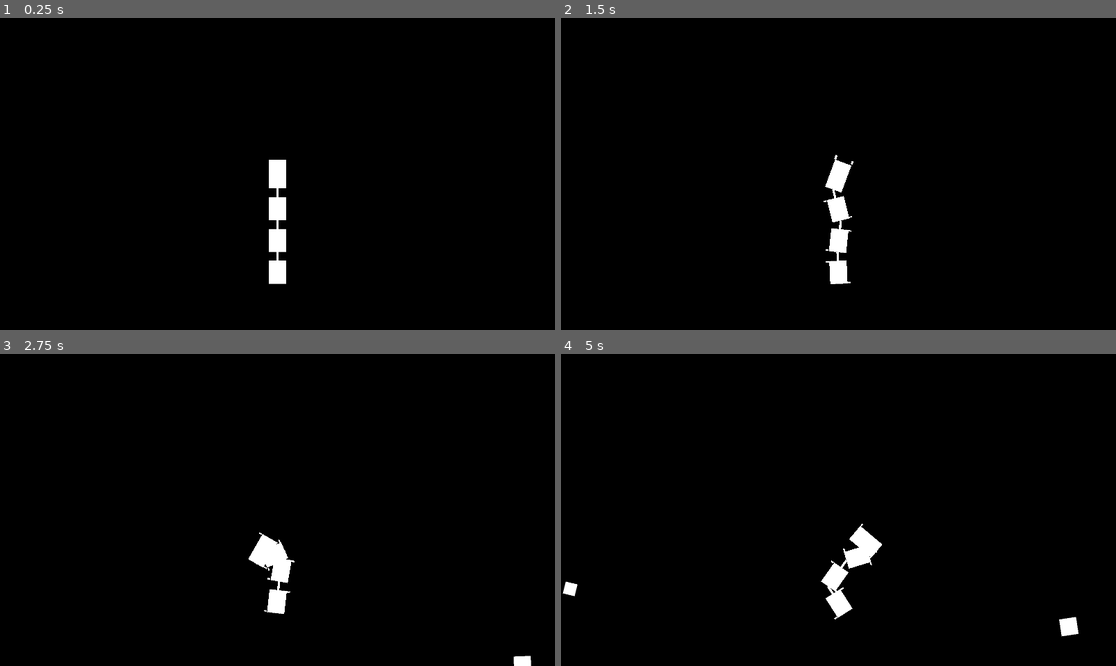
Above: before the commit, frames 1-4 (two rows, left to right).
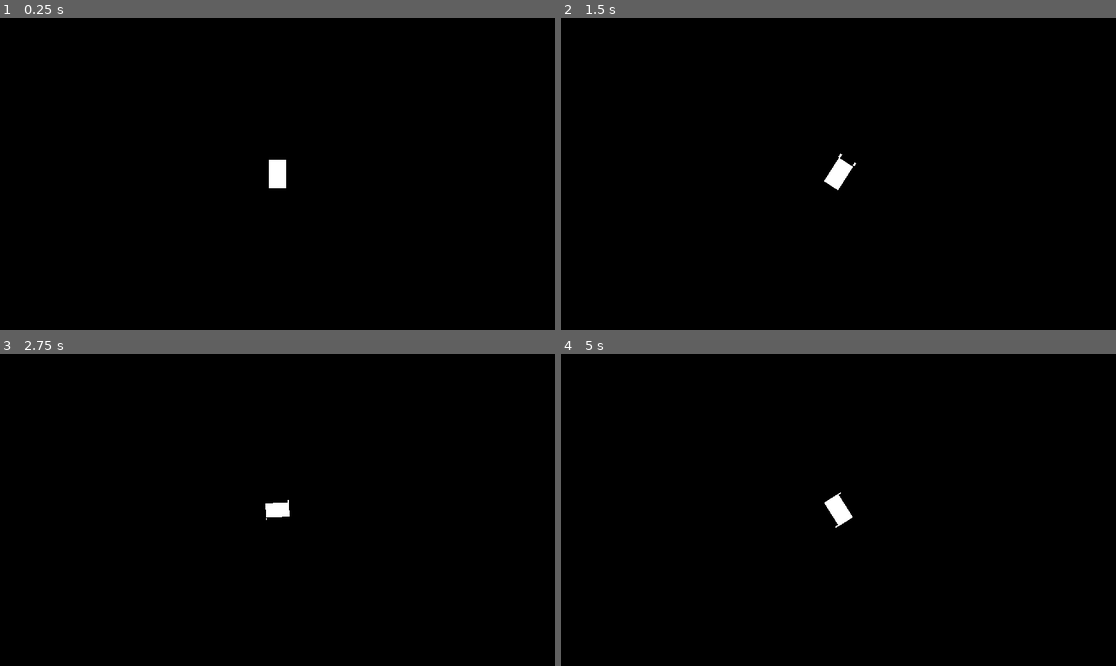
Above: after the commit, the same moments.

Repository: liamfmoran/1-bit-jam
Game: Godot game, scene res://scenes/main.tscn
Two runs of this game, one before a commit and one after it. Both use one fixed random seed, a clock stepped at 60 frames per second and the inputs below.
Inputs:
- Up to frame 1 (0.25 s): no input
- Up to frame 2 (1.5 s): tap Enter at 0.5 s; hold D (turn_right) 0.53-1.28 s; hold S (thrust_reverse) from 1.28 s (still down)
- Up to frame 3 (2.75 s): release S (thrust_reverse) at 2.03 s; hold D (turn_right) from 2.03 s (still down)
- Up to frame 4 (5 s): release D (turn_right) at 2.78 s; hold W (thrust_forward) 2.78-3.53 s; hold A (turn_left) from 3.53 s (still down)

The runs differ from the first frame. In frame 1, 0.7% of the frame differs, in the area x 48-52%, y 54-86%; in frame 2, 0.9%; in frame 3, 1.2%; in frame 4, 1.6%, in the area x 0-94%, y 44-91%.

Commit message:
Added follow camera and removed trailers

Diff:
--- a/scenes/main.tscn
+++ b/scenes/main.tscn
@@ -6,26 +6,7 @@
 [node name="Main" type="Node2D"]
 script = ExtResource("1_main")
 
-[node name="Camera2D" type="Camera2D" parent="."]
-position = Vector2(960, 540)
-
 [node name="Truck" parent="." instance=ExtResource("2_truck")]
 position = Vector2(960, 540)
 
-[node name="Boundaries" type="Node2D" parent="."]
-
-[node name="TopWall" type="StaticBody2D" parent="Boundaries"]
-
-[node name="CollisionShape2D" type="CollisionShape2D" parent="Boundaries/TopWall"]
-
-[node name="BottomWall" type="StaticBody2D" parent="Boundaries"]
-
-[node name="CollisionShape2D" type="CollisionShape2D" parent="Boundaries/BottomWall"]
-
-[node name="LeftWall" type="StaticBody2D" parent="Boundaries"]
-
-[node name="CollisionShape2D" type="CollisionShape2D" parent="Boundaries/LeftWall"]
-
-[node name="RightWall" type="StaticBody2D" parent="Boundaries"]
-
-[node name="CollisionShape2D" type="CollisionShape2D" parent="Boundaries/RightWall"]
+[node name="Camera2D" type="Camera2D" parent="Truck"]
--- a/scripts/asteroid.gd
+++ b/scripts/asteroid.gd
@@ -5,7 +5,7 @@
 var min_break_size: float = 15.0
 
 var _viewport_size: Vector2
-var _margin: float = 200.0
+var _margin: float = 600.0
 var _broken := false
 
 const ASTEROID_SCENE := preload("res://scenes/asteroid.tscn")
@@ -34,9 +34,12 @@
 
 
 func _physics_process(_delta: float) -> void:
-	var pos := global_position
-	if pos.x < -_margin or pos.x > _viewport_size.x + _margin \
-			or pos.y < -_margin or pos.y > _viewport_size.y + _margin:
+	var camera := get_viewport().get_camera_2d()
+	if not camera:
+		return
+	var cam_pos := camera.global_position
+	var dist := global_position.distance_to(cam_pos)
+	if dist > _margin + _viewport_size.x:
 		queue_free()
 
 
--- a/scripts/main.gd
+++ b/scripts/main.gd
@@ -1,7 +1,6 @@
 extends Node2D
 
-@export var boundary_thickness: float = 20.0
-@export var asteroid_spawn_interval: float = 1.5
+@export var asteroid_spawn_interval: float = 0.7
 @export var asteroid_speed_min: float = 40.0
 @export var asteroid_speed_max: float = 120.0
 @export var asteroid_fast_chance: float = 0.15
@@ -13,43 +12,12 @@
 const ASTEROID_SCENE := preload("res://scenes/asteroid.tscn")
 
 var _viewport_size: Vector2
+@onready var _truck: Node2D = $Truck
 
 
 func _ready() -> void:
 	_viewport_size = get_viewport_rect().size
-	_setup_boundaries()
 	_setup_asteroid_timer()
-
-
-func _setup_boundaries() -> void:
-	var w := _viewport_size.x
-	var h := _viewport_size.y
-
-	_position_wall($Boundaries/TopWall,
-		Vector2(w / 2.0, -boundary_thickness / 2.0),
-		Vector2(w + boundary_thickness * 2, boundary_thickness))
-
-	_position_wall($Boundaries/BottomWall,
-		Vector2(w / 2.0, h + boundary_thickness / 2.0),
-		Vector2(w + boundary_thickness * 2, boundary_thickness))
-
-	_position_wall($Boundaries/LeftWall,
-		Vector2(-boundary_thickness / 2.0, h / 2.0),
-		Vector2(boundary_thickness, h + boundary_thickness * 2))
-
-	_position_wall($Boundaries/RightWall,
-		Vector2(w + boundary_thickness / 2.0, h / 2.0),
-		Vector2(boundary_thickness, h + boundary_thickness * 2))
-
-
-func _position_wall(wall: StaticBody2D, pos: Vector2, wall_size: Vector2) -> void:
-	wall.position = pos
-	wall.collision_layer = 2
-	wall.collision_mask = 1
-	var shape := wall.get_node("CollisionShape2D")
-	var rect := RectangleShape2D.new()
-	rect.size = wall_size
-	shape.shape = rect
 
 
 func _setup_asteroid_timer() -> void:
@@ -78,24 +46,15 @@
 	asteroid.mass = asteroid_mass * (size / asteroid_size_max)
 	asteroid.asteroid_size = size
 
-	var edge := randi() % 4
-	var spawn_pos: Vector2
-	var target: Vector2
-	var margin := 80.0
+	# Spawn in a wide ring around the player, well beyond visible area
+	var center := _truck.global_position
+	var spawn_radius := 1400.0
+	var angle := randf_range(0, TAU)
+	var spawn_pos := center + Vector2(cos(angle), sin(angle)) * spawn_radius
 
-	match edge:
-		0: # top
-			spawn_pos = Vector2(randf_range(0, _viewport_size.x), -margin)
-			target = Vector2(randf_range(0, _viewport_size.x), _viewport_size.y + margin)
-		1: # bottom
-			spawn_pos = Vector2(randf_range(0, _viewport_size.x), _viewport_size.y + margin)
-			target = Vector2(randf_range(0, _viewport_size.x), -margin)
-		2: # left
-			spawn_pos = Vector2(-margin, randf_range(0, _viewport_size.y))
-			target = Vector2(_viewport_size.x + margin, randf_range(0, _viewport_size.y))
-		3: # right
-			spawn_pos = Vector2(_viewport_size.x + margin, randf_range(0, _viewport_size.y))
-			target = Vector2(-margin, randf_range(0, _viewport_size.y))
+	# Aim generally toward the player with some randomness
+	var aim_offset := Vector2(randf_range(-400, 400), randf_range(-400, 400))
+	var target := center + aim_offset
 
 	asteroid.global_position = spawn_pos
 	asteroid.rotation = randf_range(0, TAU)
--- a/scripts/truck/truck.gd
+++ b/scripts/truck/truck.gd
@@ -9,7 +9,11 @@
 @export var linear_damp_value: float = 0.5
 @export var angular_damp_value: float = 3.0
 @export var lateral_friction: float = 15.0
-@export var trailer_count: int = 3
+@export var camera_zoom_min: float = 1.0
+@export var camera_zoom_max: float = 0.7
+@export var camera_zoom_speed_ref: float = 400.0
+@export var camera_zoom_smoothing: float = 3.0
+@export var trailer_count: int = 0
 
 var _flames: Dictionary = {}
 var _thruster_positions: Dictionary = {}
@@ -43,6 +47,15 @@
 	var forward_dir := _local_to_global_dir(Vector2(0, -1))
 	var forward_speed := linear_velocity.dot(forward_dir)
 	var turn_factor := clampf(absf(forward_speed) / 150.0, 0.1, 1.0)
+
+	# Camera zoom: pull out with speed
+	var speed := linear_velocity.length()
+	var zoom_t := clampf(speed / camera_zoom_speed_ref, 0.0, 1.0)
+	var target_zoom := lerpf(camera_zoom_min, camera_zoom_max, zoom_t)
+	var camera: Camera2D = $Camera2D
+	var current: float = camera.zoom.x
+	var new_zoom := lerpf(current, target_zoom, _delta * camera_zoom_smoothing)
+	camera.zoom = Vector2(new_zoom, new_zoom)
 
 	if Input.is_action_pressed("thrust_forward"):
 		var force := _local_to_global_dir(Vector2(0, -forward_thrust_force))
